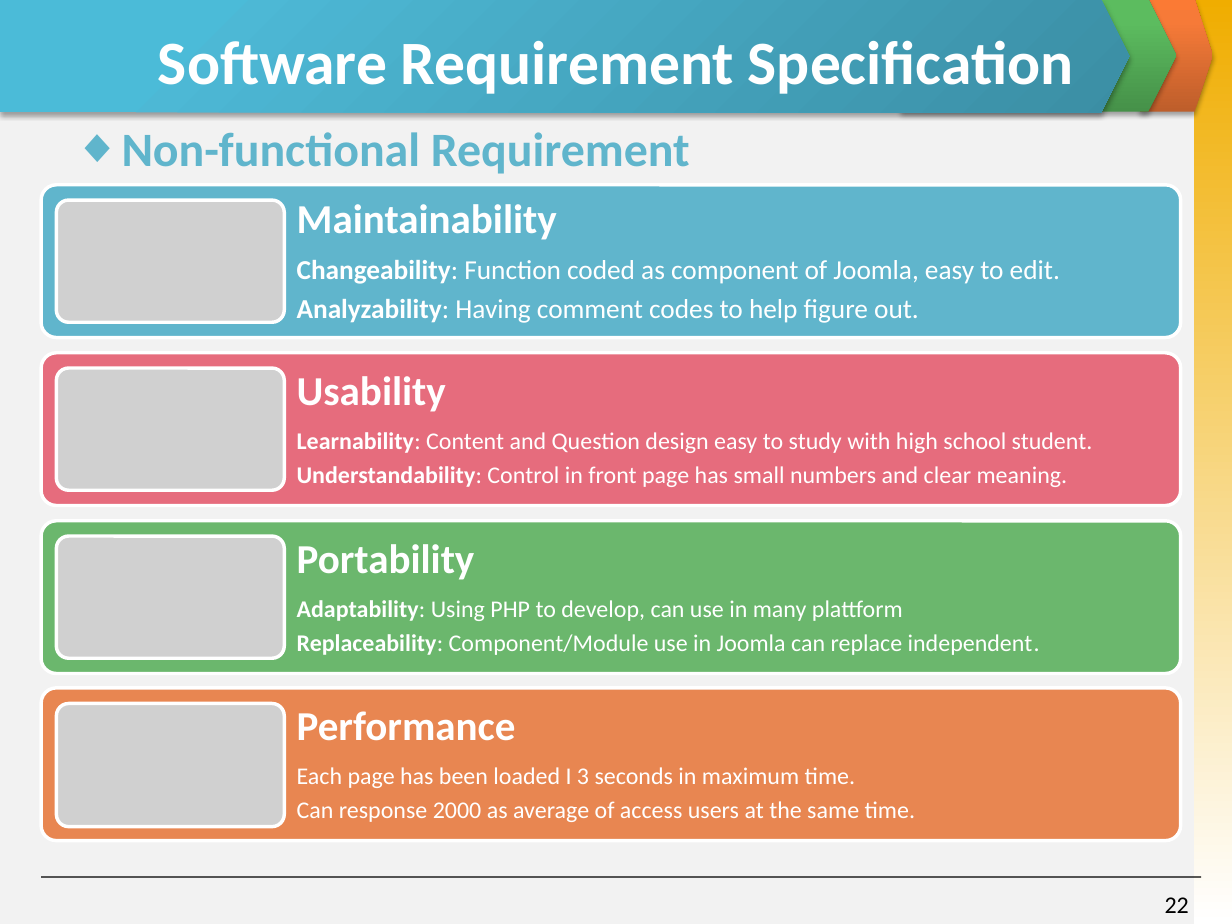
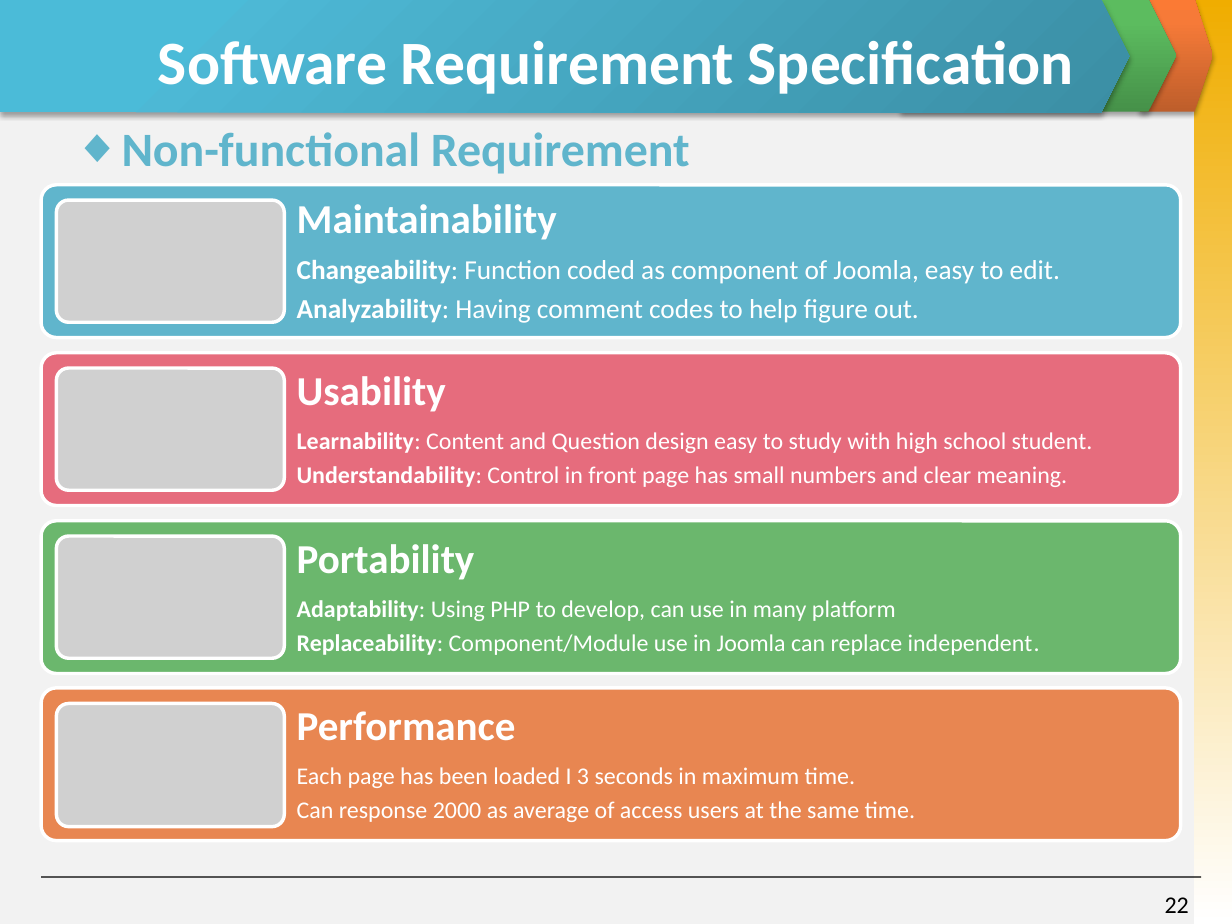
Before and after one commit to invisibleghost/e-learning-website, a slide deck: slide 22 of Document/Final report/Slide Present E-Learning.pptx. Drawn at 1232x924 pixels with LibreOffice and Linux fonts; fonts in the diff are those of the drawing; grey boxes stand for pictures. Boxes give left, top, right and bottom in pixels: in the first picture for what was removed or moved away, otherwise in the second. Text is boxed around its words. In the diff, an @@ line names an element or a change of style, - is before the commit and + after.

```diff
--- a/Document/Final report/Slide Present E-Learning.pptx
+++ b/Document/Final report/Slide Present E-Learning.pptx
@@ text at [297, 600, 896, 621]: text changed @@
-Adaptability: Using PHP to develop, can use in many plattform
+Adaptability: Using PHP to develop, can use in many platform
```
Also in this commit, not shown: 3 other slides changed.
